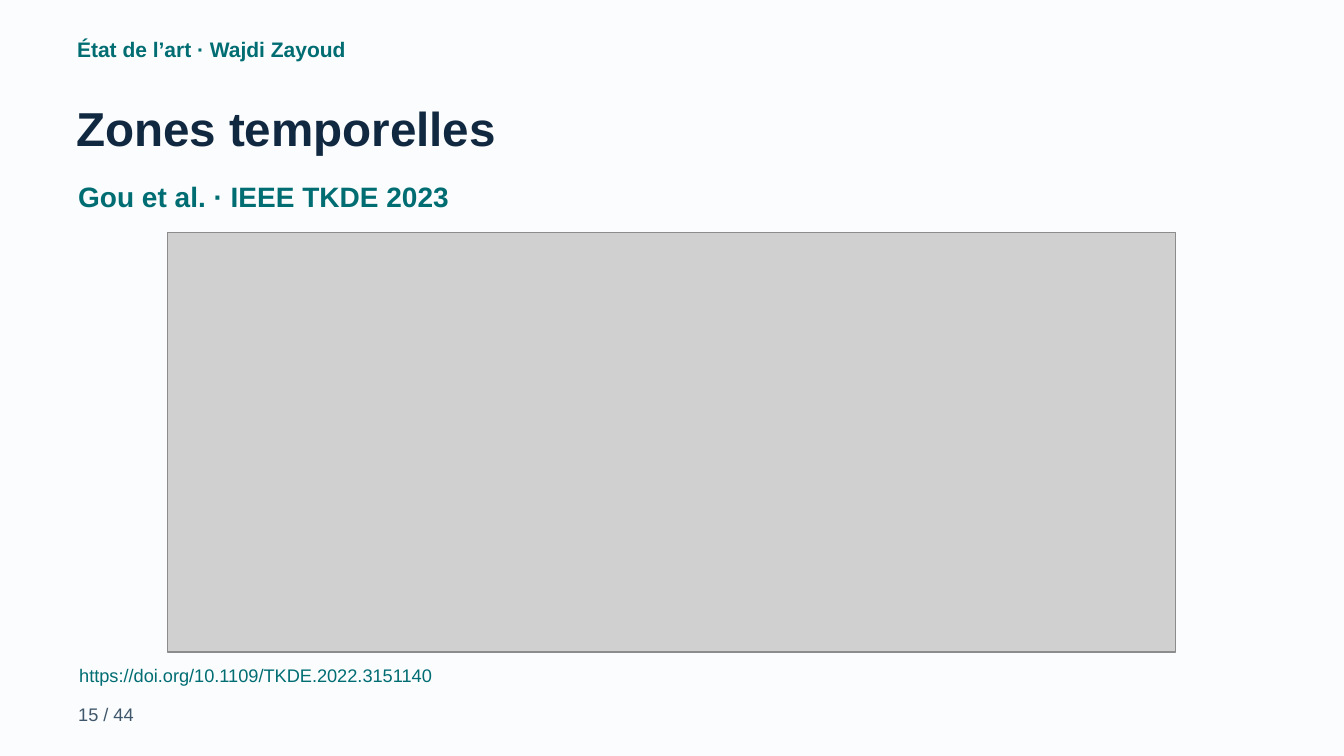
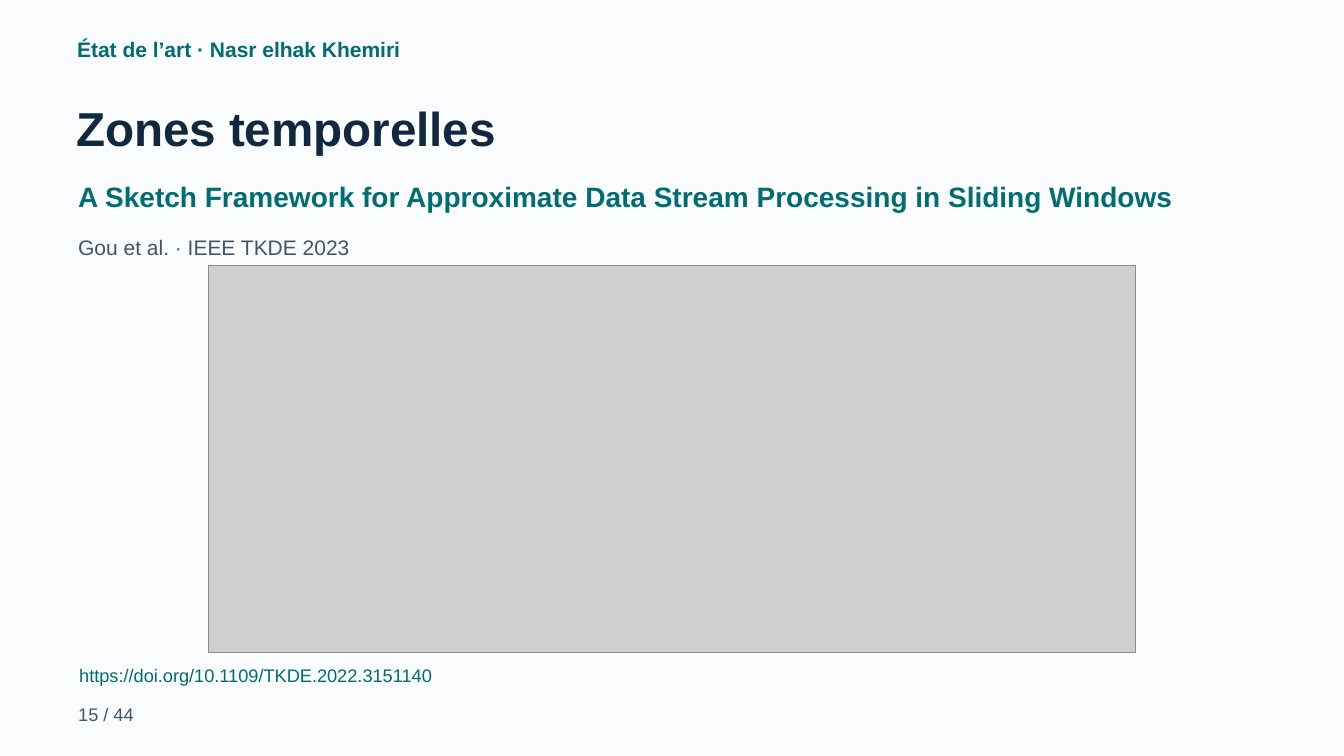
Before and after one commit to cherniyoussef-max/data-stream-mining-, a slide deck: slide 15 of presentation/Data_Stream_Mining_Final_Anime.pptx. Drawn at 1344x756 pixels with LibreOffice and Linux fonts; fonts in the diff are those of the drawing; grey boxes stand for pictures. Boxes give left, top, right and bottom in pixels: in the first picture for what was removed or moved away, otherwise in the second. Text is boxed around its words. In the diff, an @@ line names an element or a change of style, - is before the commit and + after.

```diff
--- a/presentation/Data_Stream_Mining_Final_Anime.pptx
+++ b/presentation/Data_Stream_Mining_Final_Anime.pptx
@@ text at (x1=77, y1=40, x2=400, y2=58): text changed @@
-État de l’art · Wajdi Zayoud
+État de l’art · Nasr elhak Khemiri
@@ text added at (x1=78, y1=186, x2=1172, y2=212), 20 pt, text #006D73, bold @@
+A Sketch Framework for Approximate Data Stream Processing in Sliding Windows
@@ text "Gou et al. · IEEE ..." moved from (x1=78, y1=186, x2=448, y2=208) to (x1=78, y1=239, x2=350, y2=255) @@
@@ text "Gou et al. · IEEE ..." at (x1=78, y1=239, x2=350, y2=255): size 20 to 15 pt, text colour #006D73 to #40576B, bold off @@
@@ picture resized from (x1=168, y1=232, x2=1177, y2=652) to (x1=209, y1=266, x2=1136, y2=652) @@
```
Also in this commit, not shown: 14 other slides changed, 34 other files.
